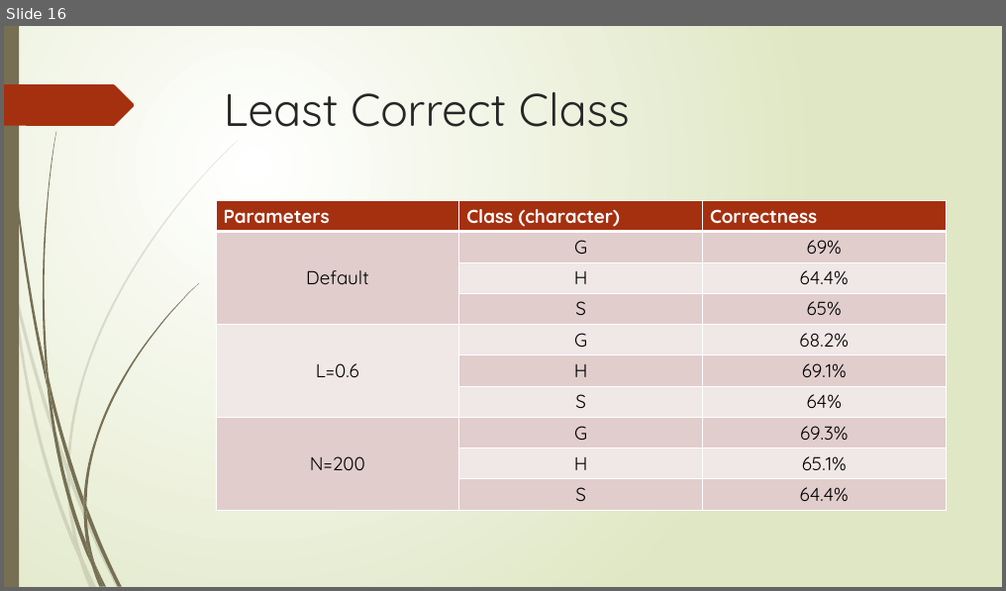
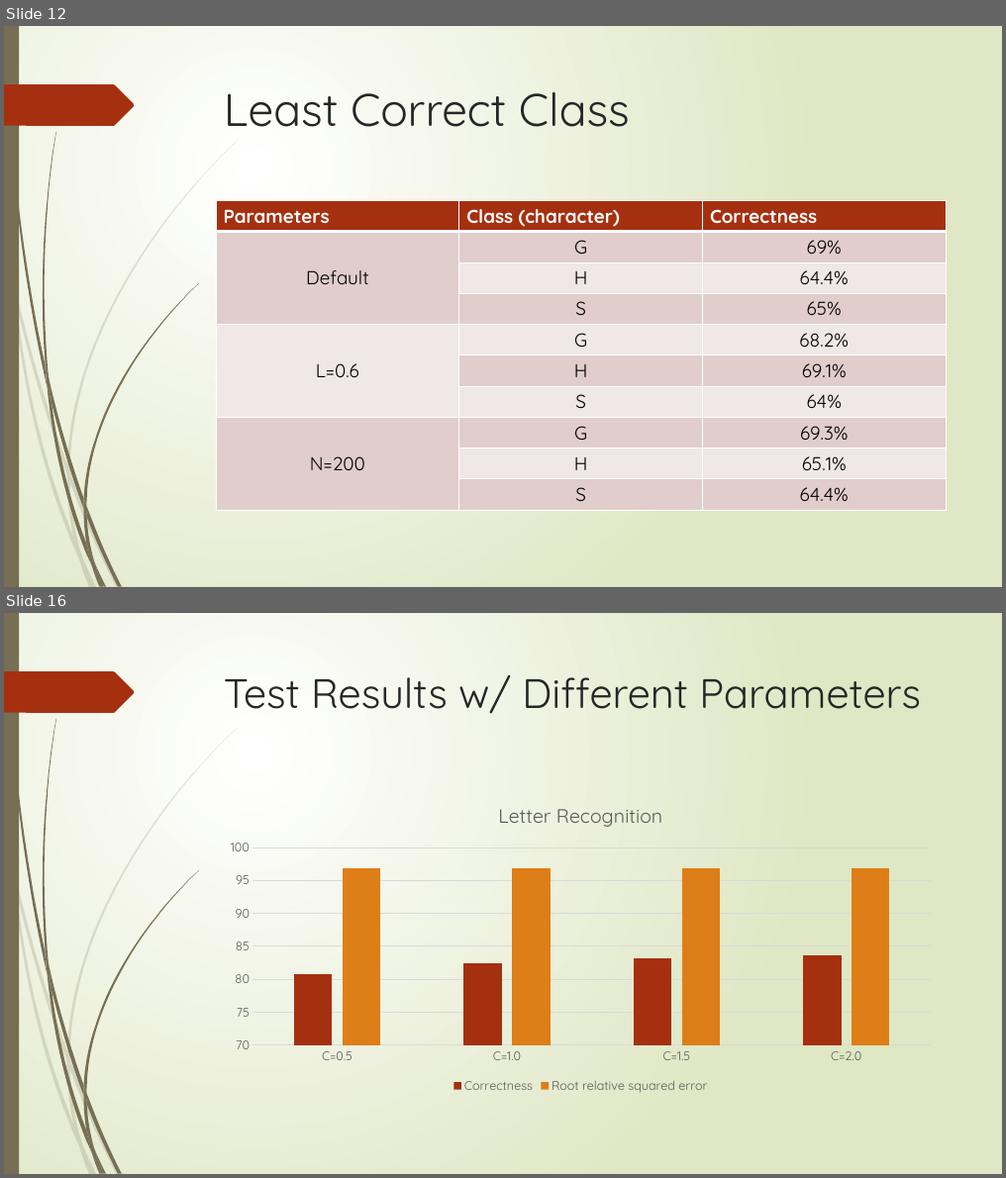
Before and after one commit to XiaokuanOSU/AI2report, a slide deck: PPTGroup10.pptx. Shown one above the other, each under a label of ours: slide 16 before the commit, slides 12 and 16 after it; the slides between them are not shown. The pictures are 1006x591 and 1006x1178 pixels, drawn with LibreOffice and Linux fonts; fonts in the diff are those of the drawing. Boxes give left, top, right and bottom in pixels: in the first picture for what was removed or moved away, otherwise in the second. Text is boxed around its words. In the diff, an @@ line names an element or a change of style, - is before the commit and + after.

Commit message:
edit ppt by adding procedure and test result for SVM

```diff
--- a/PPTGroup10.pptx
+++ b/PPTGroup10.pptx
@@ slide 16 added at (4,613,1002,1174), background gradient #FFFFFF to #DFE8C4; not listed: 24 template elements that a slide beside it also shows @@
@@ title added at (224,675,921,714), 39.6 pt, text #262626 @@
+Test Results w/ Different Parameters
@@ column chart added at (216,787,945,1096) @@
+title "Letter Recognition "
+categories: C=0.5, C=1.0, C=1.5, C=2.0
+Correctness: 81, 82, 83, 84
+Root relative squared error: 97, 97, 97, 97
@@ what was slide 16 is now slide 12 @@
```
Also in this commit, not shown: 3 slides changed, 5 other slides added, 6 slides removed.
